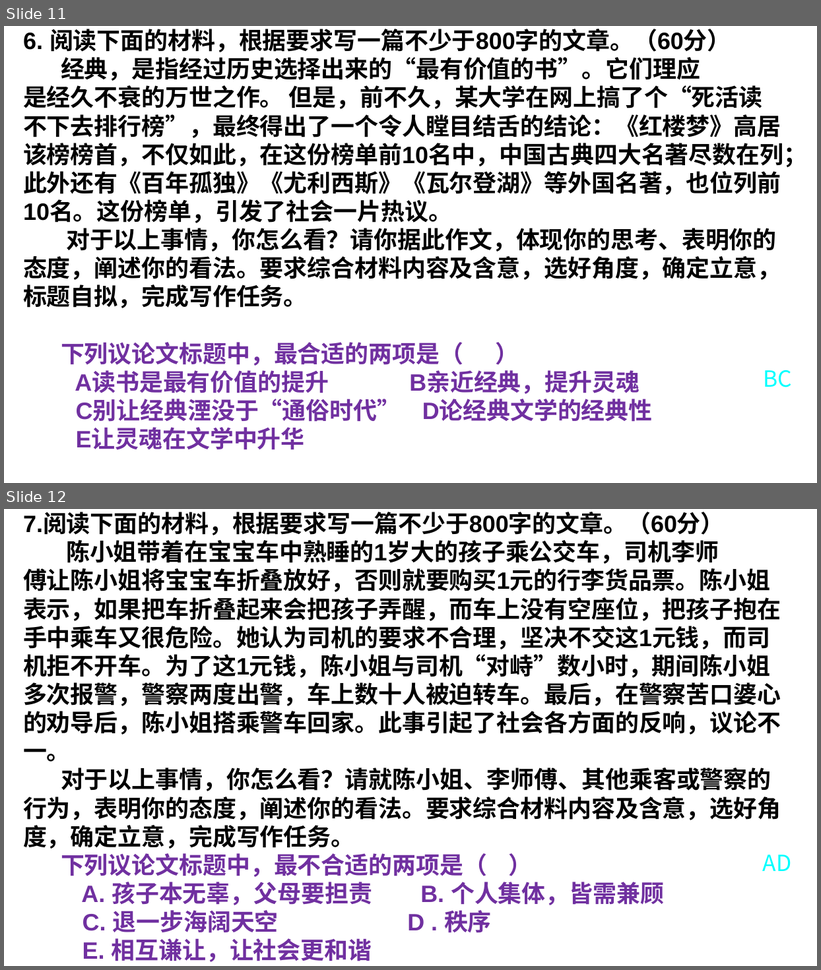
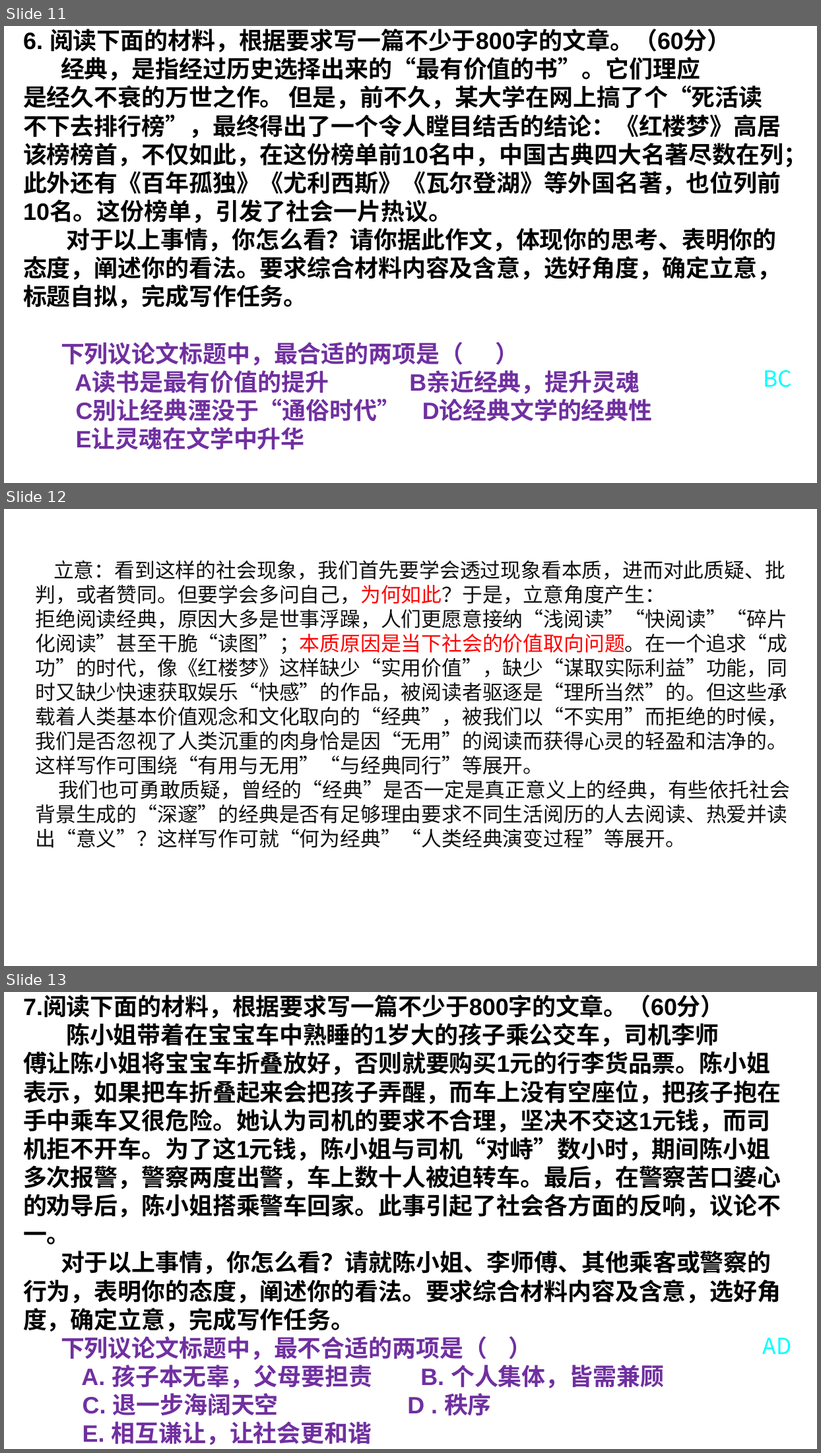
Before and after one commit to saddestboy/yuwen2, a slide deck: 湘语文任务驱动型时评作文拟题立意训练（选择题 ）.pptx. Shown one above the other, each under a label of ours: slides 11 and 12 before the commit, slides 11, 12 and 13 after it. The pictures are 821x970 and 821x1453 pixels, drawn with LibreOffice and Linux fonts; fonts in the diff are those of the drawing; background and template pictures are left out. Boxes give left, top, right and bottom in pixels: in the first picture for what was removed or moved away, otherwise in the second. Text is boxed around its words. In the diff, an @@ line names an element or a change of style, - is before the commit and + after.

```diff
--- a/湘语文任务驱动型时评作文拟题立意训练（选择题 ）.pptx
+++ b/湘语文任务驱动型时评作文拟题立意训练（选择题 ）.pptx
@@ slide 12 added at box(4, 509, 817, 966), background picture (left out) @@
@@ text added at box(36, 560, 790, 848), 24 pt, text #111111 @@
+立意：看到这样的社会现象，我们首先要学会透过现象看本质，进而对此质疑、批判，或者赞同。但要学会多问自己，为何如此？于是，立意角度产生：
+拒绝阅读经典，原因大多是世事浮躁，人们更愿意接纳“浅阅读”“快阅读”“碎片化阅读”甚至干脆“读图”；本质原因是当下社会的价值取向问题。在一个追求“成功”的时代，像《红楼梦》这样缺少“实用价值”，缺少“谋取实际利益”功能，同时又缺少快速获取娱乐“快感”的作品，被阅读者驱逐是“理所当然”的。但这些承载着人类基本价值观念和文化取向的“经典”，被我们以“不实用”而拒绝的时候，我们是否忽视了人类沉重的肉身恰是因“无用”的阅读而获得心灵的轻盈和洁净的。这样写作可围绕“有用与无用”“与经典同行”等展开。
+我们也可勇敢质疑，曾经的“经典”是否一定是真正意义上的经典，有些依托社会背景生成的“深邃”的经典是否有足够理由要求不同生活阅历的人去阅读、热爱并读出“意义”？这样写作可就“何为经典”“人类经典演变过程”等展开。
@@ what was slide 12 is now slide 13 @@
```
Also in this commit, not shown: 9 other slides added, 1 other file.
